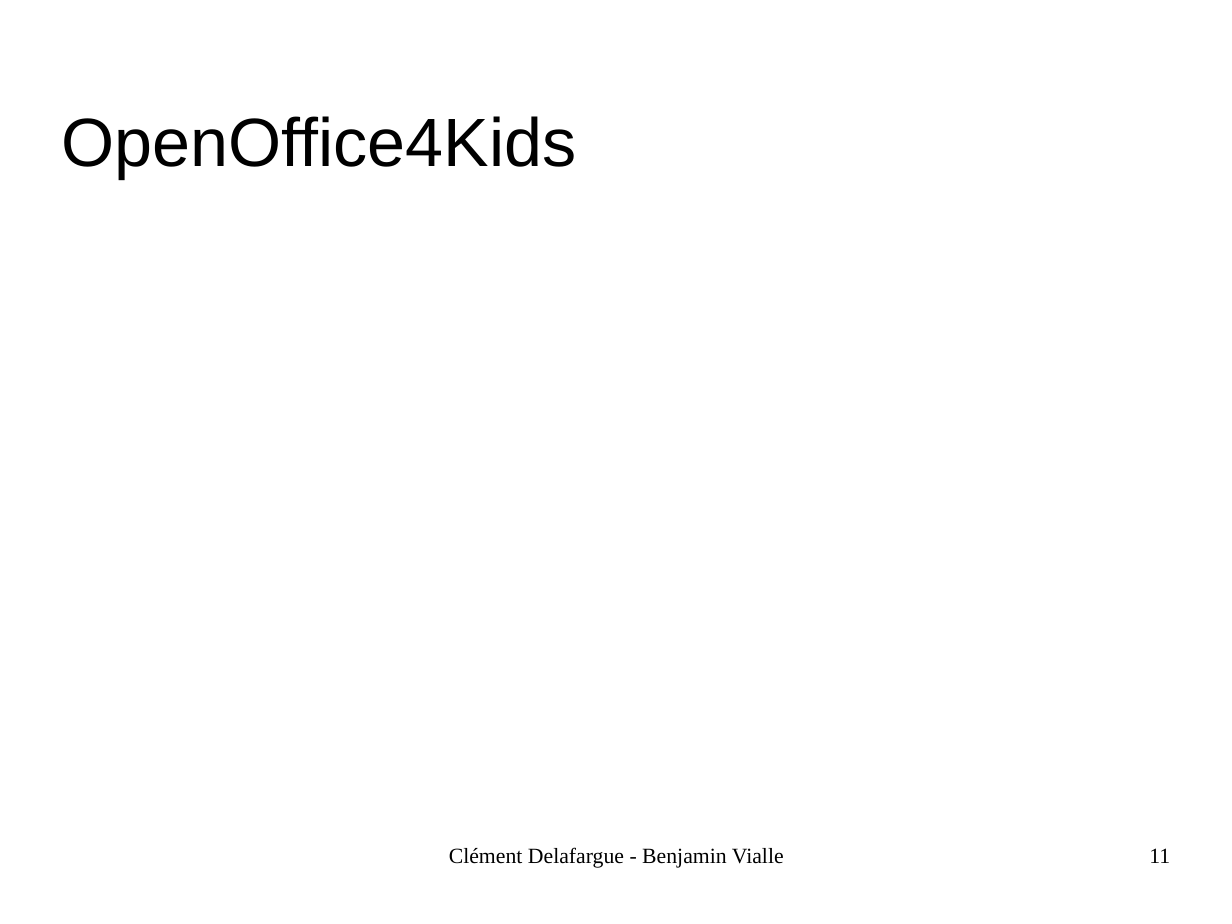
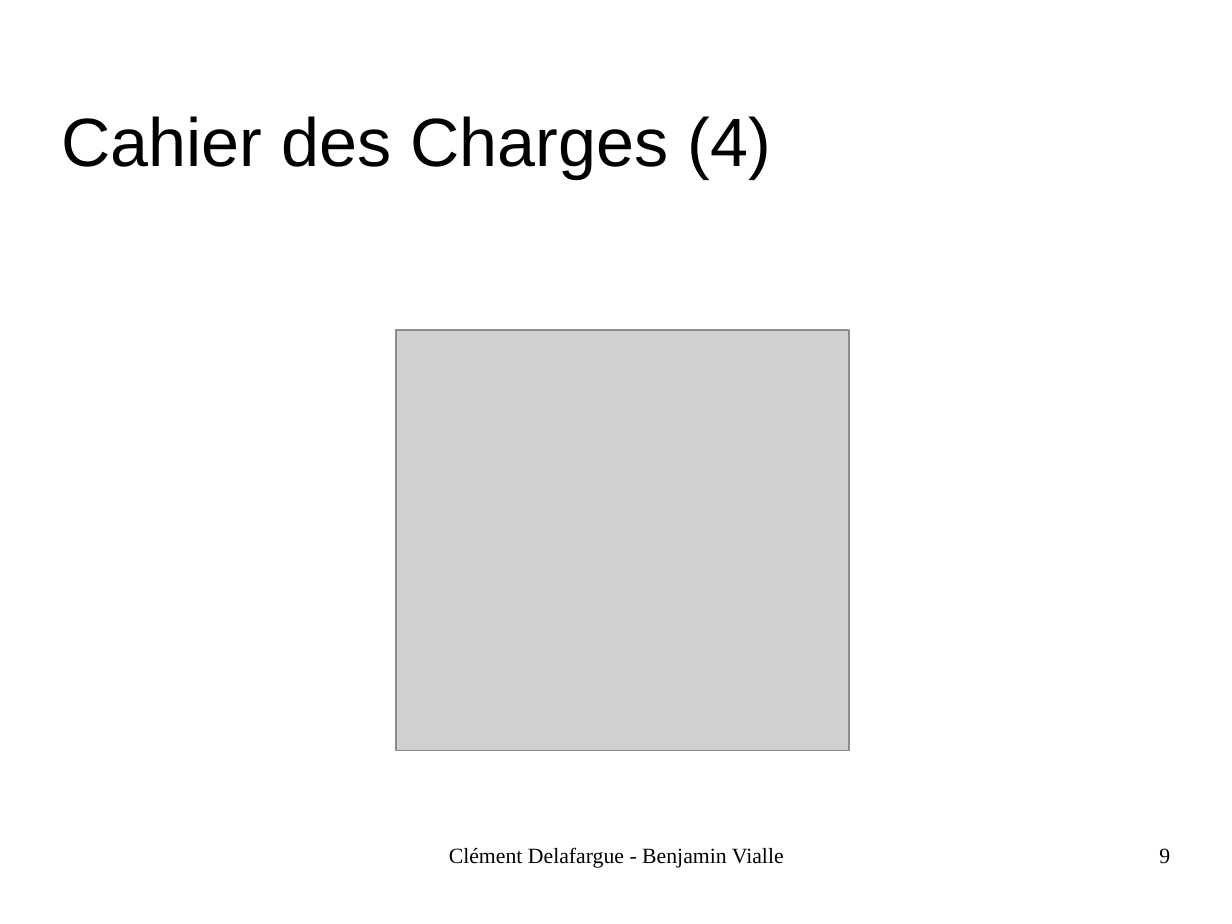
Before and after one commit to divarvel/PAPPL-OOo4Kids-Documents, a slide deck: slide 9 of SOUTENANCE/OOo4Kids.odp (slide 11 before the commit). Drawn at 1232x924 pixels with LibreOffice and Linux fonts; fonts in the diff are those of the drawing; grey boxes stand for pictures; background and template pictures are left out. Boxes give left, top, right and bottom in pixels: in the first picture for what was removed or moved away, otherwise in the second. Text is boxed around its words. In the diff, an @@ line names an element or a change of style, - is before the commit and + after.

Commit message:
Soutenance OOo4Kids. V1

```diff
--- a/SOUTENANCE/OOo4Kids.odp
+++ b/SOUTENANCE/OOo4Kids.odp
@@ title at (62, 116, 771, 179): text changed @@
-OpenOffice4Kids
+Cahier des Charges (4)
@@ picture added at (396, 330, 849, 750) @@
@@ page number at (1159, 848, 1170, 864): text changed @@
-11
+9
```
Also in this commit, not shown: 3 other slides changed, 2 slides added.
